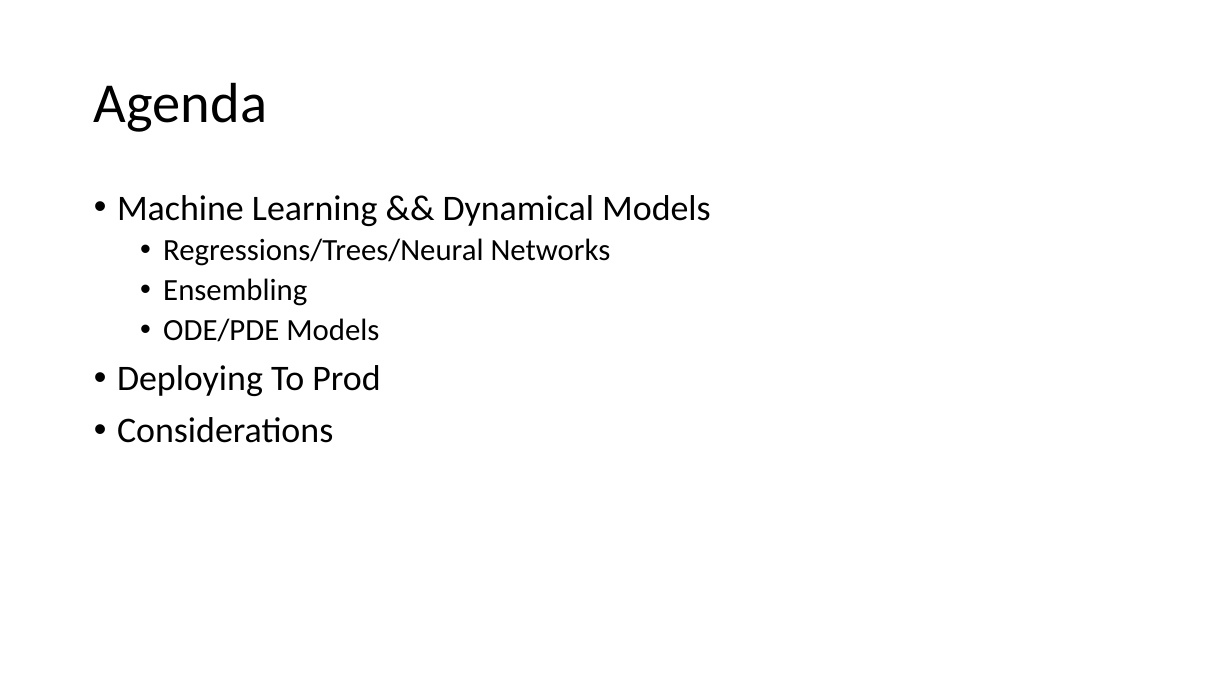
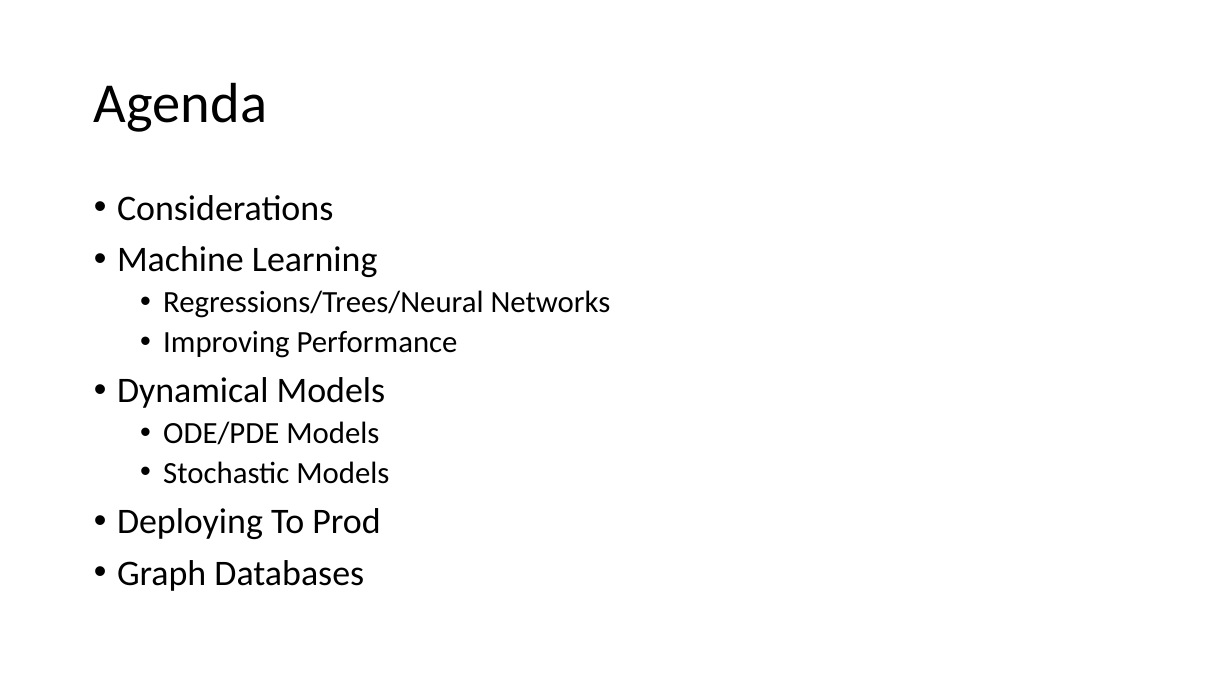
Before and after one commit to jamessdixon/swe4s, a slide deck: slide 3 of SWES_MachineLearning.pptx. Drawn at 1232x693 pixels with LibreOffice and Linux fonts; fonts in the diff are those of the drawing. Boxes give left, top, right and bottom in pixels: in the first picture for what was removed or moved away, otherwise in the second. Text is boxed around its words. In the diff, an @@ line names an element or a change of style, - is before the commit and + after.

```diff
--- a/SWES_MachineLearning.pptx
+++ b/SWES_MachineLearning.pptx
@@ text at bbox=[117, 195, 377, 277]: text changed @@
-• Machine Learning && Dynamical Models
+• Considerations
+• Machine Learning
@@ text at bbox=[117, 331, 458, 408]: text changed @@
-  • Ensembling
+  • Improving Performance
+• Dynamical Models
@@ text at bbox=[163, 461, 389, 484]: paragraph added @@
+  • Stochastic Models
@@ text at bbox=[117, 560, 364, 591]: text changed @@
-• Considerations
+• Graph Databases
```
Also in this commit, not shown: 1 other slide changed, 4 other files.
